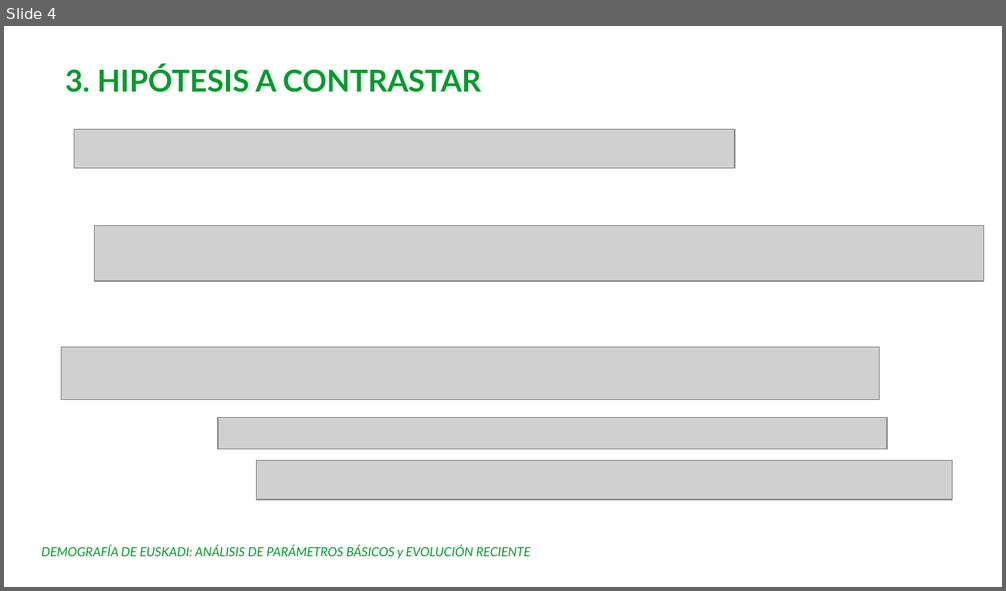
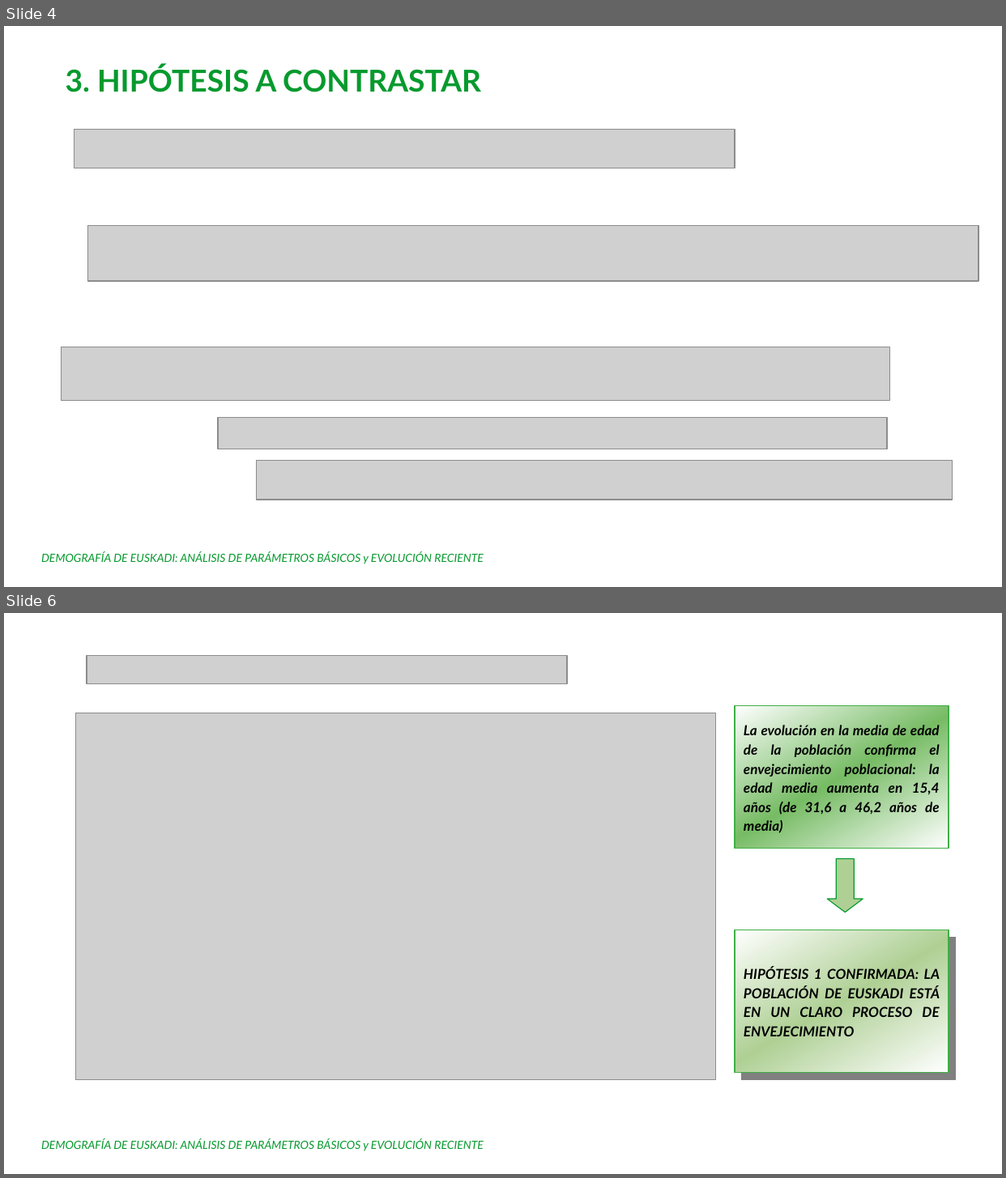
Before and after one commit to Leire2026/EDA, a slide deck: Presentacion_EDA.ppt. Shown one above the other, each under a label of ours: slide 4 before the commit, slides 4 and 6 after it; the slides between them are not shown. The pictures are 1006x591 and 1006x1178 pixels, drawn with LibreOffice and Linux fonts; fonts in the diff are those of the drawing; grey boxes stand for pictures; background and template pictures are left out. Boxes give left, top, right and bottom in pixels: in the first picture for what was removed or moved away, otherwise in the second. Text is boxed around its words. In the diff, an @@ line names an element or a change of style, - is before the commit and + after.

```diff
--- a/Presentacion_EDA.ppt
+++ b/Presentacion_EDA.ppt
@@ slide 6 added at [4,613,1002,1174], background picture (left out) @@
@@ picture added at [87,656,567,683] @@
@@ rectangle added at [735,705,948,848], fill gradient #FFFFFF to #77BC65, outline #3FAF46 0.74 pt, 11 pt, text #000000, bold, italic @@
+La evolución en la media de edad de la población confirma el envejecimiento poblacional: la edad media aumenta en 15,4 años (de 31,6 a 46,2 años de media)
@@ picture added at [75,713,716,1080] @@
@@ down arrow added at [827,859,863,913], fill #AFD095, outline #069A2E 0.74 pt @@
@@ rectangle added at [735,930,948,1072], fill gradient #FFFFFF to #AFD095, outline #3FAF46 0.74 pt, 11 pt, text #000000, bold, italic @@
+HIPÓTESIS 1 CONFIRMADA: LA POBLACIÓN DE EUSKADI ESTÁ EN UN CLARO PROCESO DE ENVEJECIMIENTO
@@ text added at [41,1139,484,1152], 9 pt, text #069A2E, italic @@
+DEMOGRAFÍA DE EUSKADI: ANÁLISIS DE PARÁMETROS BÁSICOS y EVOLUCIÓN RECIENTE
@@ slide 4 changed as well @@
@@ picture: place and size @@
-picture at [95,225,984,280]
+picture at [87,225,978,280]
@@ picture: place and size @@
-picture at [61,348,880,400]
+picture at [61,348,890,401]
@@ text "DEMOGRAFÍA DE EUSKADI: ANÁLISIS DE ...": place and size @@
-text "DEMOGRAFÍA DE EUSKADI: ANÁLISIS DE ..." at [41,545,530,559]
+text "DEMOGRAFÍA DE EUSKADI: ANÁLISIS DE ..." at [41,552,484,565]
@@ text "DEMOGRAFÍA DE EUSKADI: ANÁLISIS DE ..." at [41,552,484,565]: size 10 to 9 pt @@
```
Also in this commit, not shown: 10 other slides changed, 4 other slides added, 3 slides removed, 2 other files.
